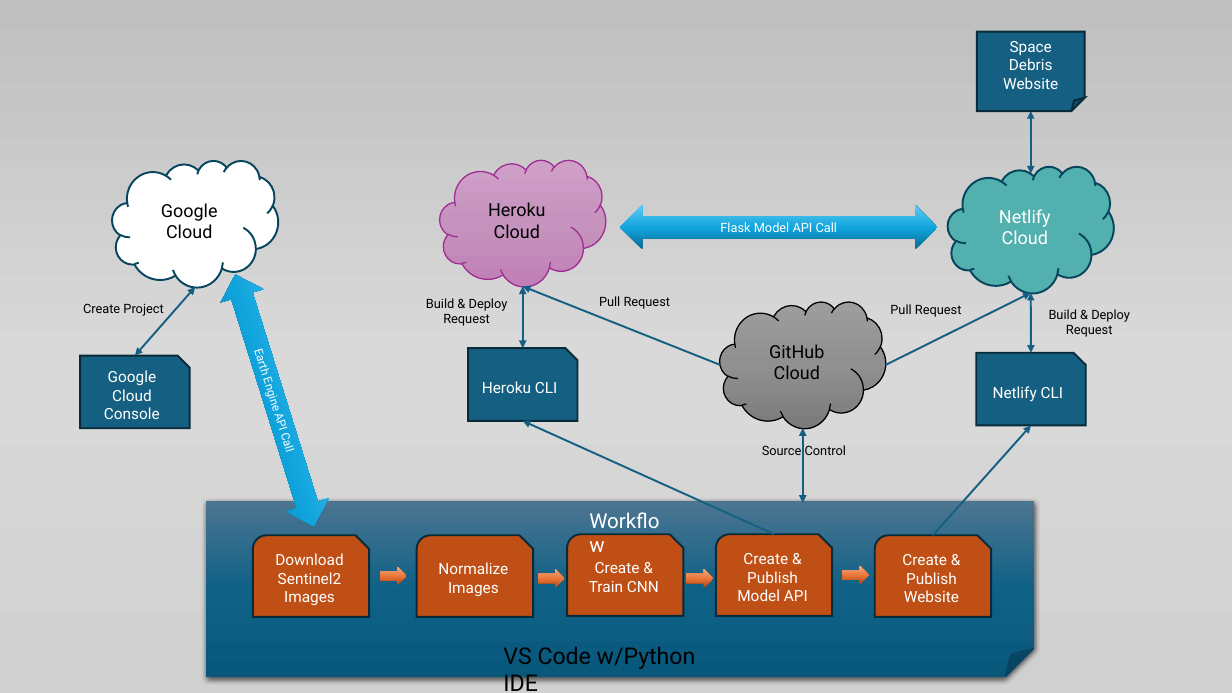
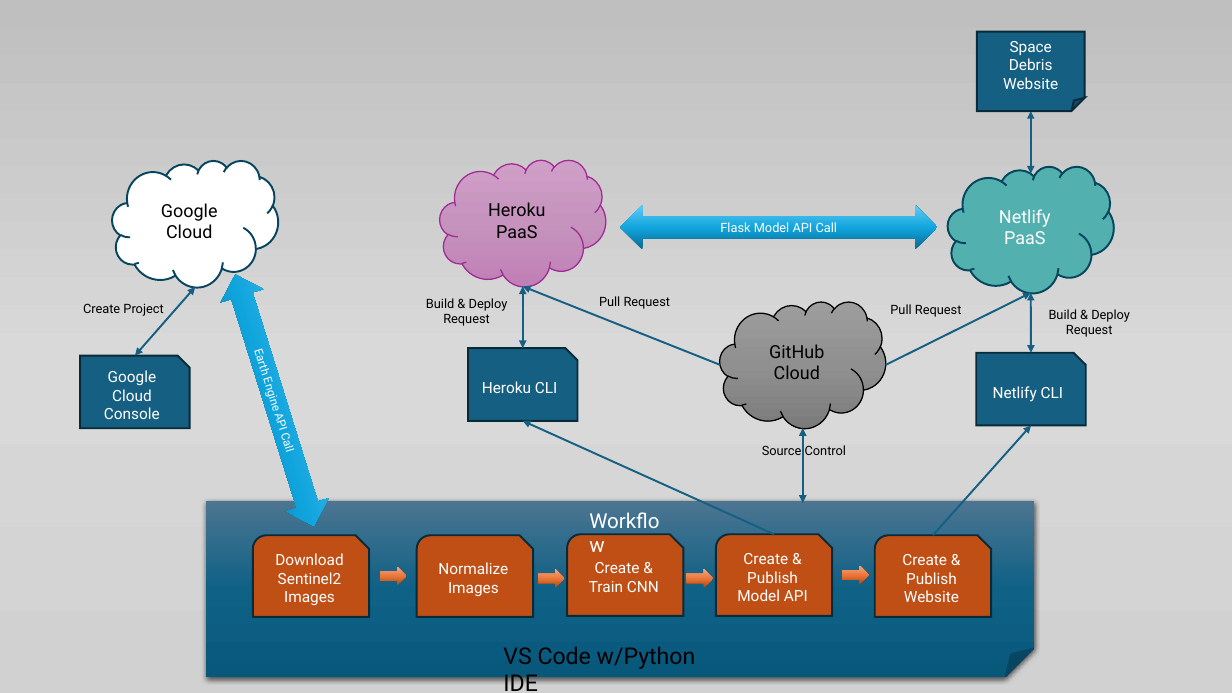
Before and after one commit to oehamilton/SpaceDebris, a slide deck: slide 2 of documentation/Space Debris WorkFlow.pptx. Drawn at 1232x693 pixels with LibreOffice and Linux fonts; fonts in the diff are those of the drawing. Boxes give left, top, right and bottom in pixels: in the first picture for what was removed or moved away, otherwise in the second. Text is boxed around its words. In the diff, an @@ line names an element or a change of style, - is before the commit and + after.

Commit message:
Updated Slide and hyperlink coords

```diff
--- a/documentation/Space Debris WorkFlow.pptx
+++ b/documentation/Space Debris WorkFlow.pptx
@@ text in cloud at <box>488,202,546,238</box>: text changed @@
-Heroku Cloud
+Heroku PaaS
@@ text in cloud at <box>999,209,1051,244</box>: text changed @@
-Netlify Cloud
+Netlify PaaS
```
Also in this commit, not shown: 2 other files.
